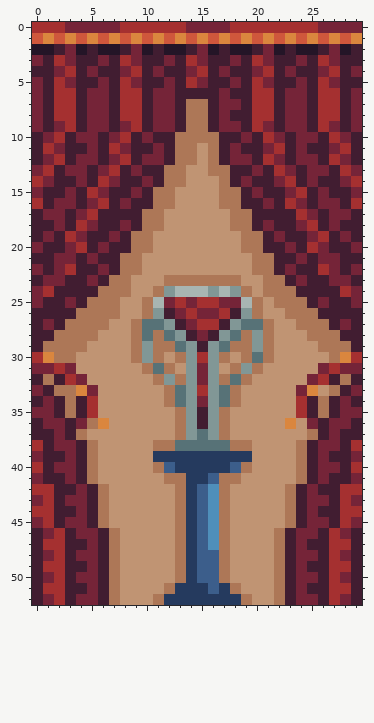
File history of a pixel-art file, assets/aseprite/statues.aseprite. The first picture shows the starting point.
30x53 pixels, 1 frame.
And afterwards:
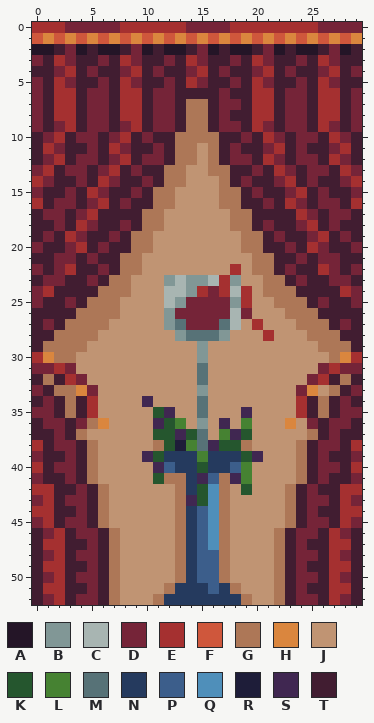
Palette (. is transparent): A #241527  B #819796  C #a8b5b2  D #752438  E #a53030  F #cf573c  G #ad7757  H #da863e  J #c09473  K #25562e  L #468232  M #577277  N #253a5e  P #3c5e8b  Q #4f8fba  R #1e1d39  S #402751  T #411d31
Message: updated Dionysus because Velop's brain is dirty
Difference:
--- layer "dionysus"
@@ x 7..23 @@
 21 TGGJJJJJJJJJJGGTT
-22 TGGJJJJJJJJJJGGTD
-23 GGJJJGGGGGGGJJGGT
-24 GGJJGBCCCBCBGJGGG
-25 GJJGCDEDEEDDCGJGG
-26 GJJGBTDEDDETBGJJG
-27 JJGMMBTDEETBMMGJJ
-28 JJGMGMBTDTBMGBGJJ
-29 JJGBGGMBTBMGGBGJJ
-30 JJGBGJGBEBGJGMGJJ
-31 JJJGMGJBDBJGBGJJJ
-32 JJJJGBGBDBGMGJJJJ
-33 JJJJJGMBEBMGJJJJJ
-34 JJJJJGMBDBMGJJJJJ
-35 JJJJJJGBTBGJJJJJJ
-36 JJJJJJGBTBGJJJJJH
-37 JJJJJJGBMBGJJJJJJ
-38 JJJJGGMMMMMGGJJJJ
-39 JJJJNNNNNNNNNJJJJ
-40 JJJJGPNNNNNPGJJJJ
-41 JJJJJGGNNPGGJJJJJ
-42 JJJJJJGNPQGJJJJJG
-43 JJJJJJGNPQGJJJJJG
+22 TGGJJJJJJJJEJGGTD
+23 GGJJJBCBBCEBJJGGT
+24 GGJJJCCBEDECEJGGG
+25 GJJJJCBDDDDBEJJGG
+26 GJJJJBDDDDDCDJJJG
+27 JJJJJBMDDDMCJEJJJ
+28 JJJJJJBMMMBJJJEJJ
+29 JJJJJJJJBJJJJJJJJ
+30 JJJJJJJJBJJJJJJJJ
+31 JJJJJJJJMJJJJJJJJ
+32 JJJJJJJJMJJJJJJJJ
+33 JJJJJJJJBJJJJJJJJ
+34 JJJSJJJJMJJJJJJJJ
+35 JJJJKSJJMJJJSJJJJ
+36 JJJJSKLJBJSJLJJJH
+37 JJJJKKSKMJLSKJJJJ
+38 JJJJGKRLMSKKGJJJJ
+39 JJJSKNNNLNNNKSJJJ
+40 JJJJSPNNKNNPLJJJJ
+41 JJJJKGGNSPGSLJJJJ
+42 JJJJJJGNKQGJKJJJG
+43 JJJJJJGSKQGJJJJJG
 44 JJJJJJGNPQGJJJJJG
